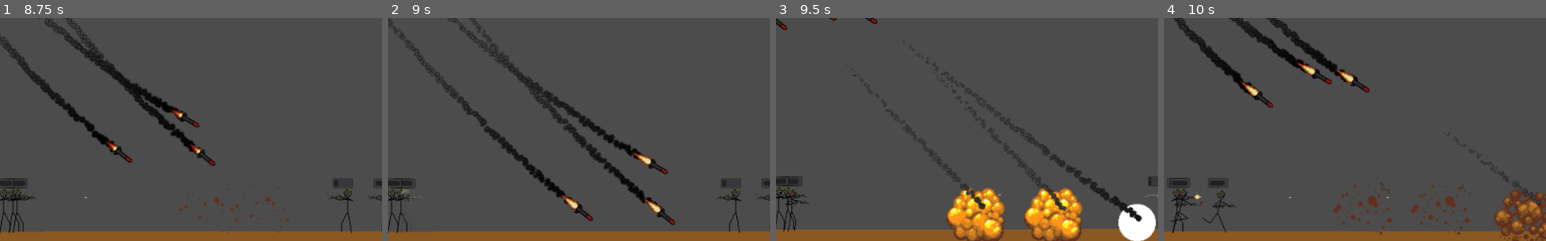
Above: before the commit, frames 1-4 (left to right).
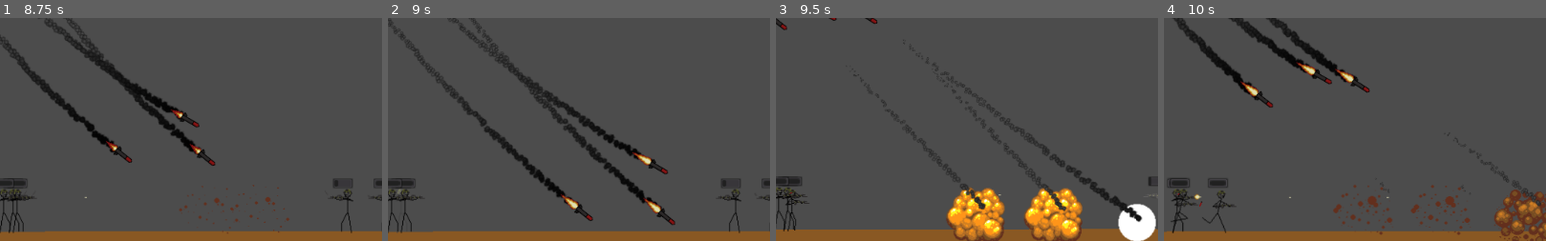
Above: after the commit, the same moments.

Repository: sunderww/StickDefense
Game: Godot game, scene res://Main.tscn
Same seed, same stepped clock (60 frames per second), same inputs: the game is played once before the commit and once after it.
Inputs:
- Up to frame 1 (8.75 s): click "Infantry" at 0.5 s; click "Chopper" at 1.25 s; click "Infantry" at 2 s; click "Chopper" at 2.75 s; click "Infantry" at 3.5 s; click "Chopper" at 4.25 s
- Up to frame 2 (9 s): no input
- Up to frame 3 (9.5 s): no input
- Up to frame 4 (10 s): no input
The pictures show only the part of the screen within x 32-82%, y 27-77%; the shares and areas given below are measured in that part.

Frame 1 is identical in both runs. In frame 2, 0.2% of the frame differs, in the area x 2-10%, y 76-97%; in frame 3, less than 0.1%; in frame 4, less than 0.1%.

Commit message:
Re-import rifle sound to avoid looping ; fixed bug with Tower not taking dmg

Diff:
--- a/Entities/Infantry/States/shooting.gd
+++ b/Entities/Infantry/States/shooting.gd
@@ -30,7 +30,7 @@
 	if not bullet_spawned:
 		var bullet = Bullet.instance()
 		if parent.is_enemy:
-			bullet.target_group = "allies"
+			bullet.target_groups = ["allies", "tower"]
 			bullet.set_scale(Vector2(-1, 1))
 
 		bullet.global_position = parent.get_node("MuzzlePosition").global_position
--- a/Entities/Infantry/bullet.gd
+++ b/Entities/Infantry/bullet.gd
@@ -4,7 +4,7 @@
 
 export var speed: int = 750
 var damage: int = 10
-var target_group: String = "enemies"
+var target_groups: Array = ["enemies"]
 
 # In order to avoid the bullet touching multiple bodies at once
 var touched: PhysicsBody2D = null
@@ -19,10 +19,11 @@
 	if touched:
 		return
 
-	if body.is_in_group(target_group):
-		if body.has_method("suffer_attack"):
-			touched = body
-			body.suffer_attack(damage)
-		else:
-			DebugService.warning("Bullet encountered entity in group %s with no method suffer_attack: %s" % [target_group, body])
-		queue_free()
+	for target_group in target_groups:
+		if body.is_in_group(target_group):
+			if body.has_method("suffer_attack"):
+				touched = body
+				body.suffer_attack(damage)
+			else:
+				DebugService.warning("Bullet encountered entity in group %s with no method suffer_attack: %s" % [target_group, body])
+			queue_free()
--- a/Main.gd
+++ b/Main.gd
@@ -46,7 +46,6 @@
 	emit_signal("enemy_died")
 
 func _on_Tower_destroyed() -> void:
-	return
 	# Should show game over
 	DebugService.info("Game Over")
 	get_tree().quit()
Not shown, changed: Entities/Infantry/rifle.ogg.import
Not shown, changed: Entities/Infantry/rifle2.ogg.import
Not shown, changed: Entities/Infantry/rifle3.ogg.import
